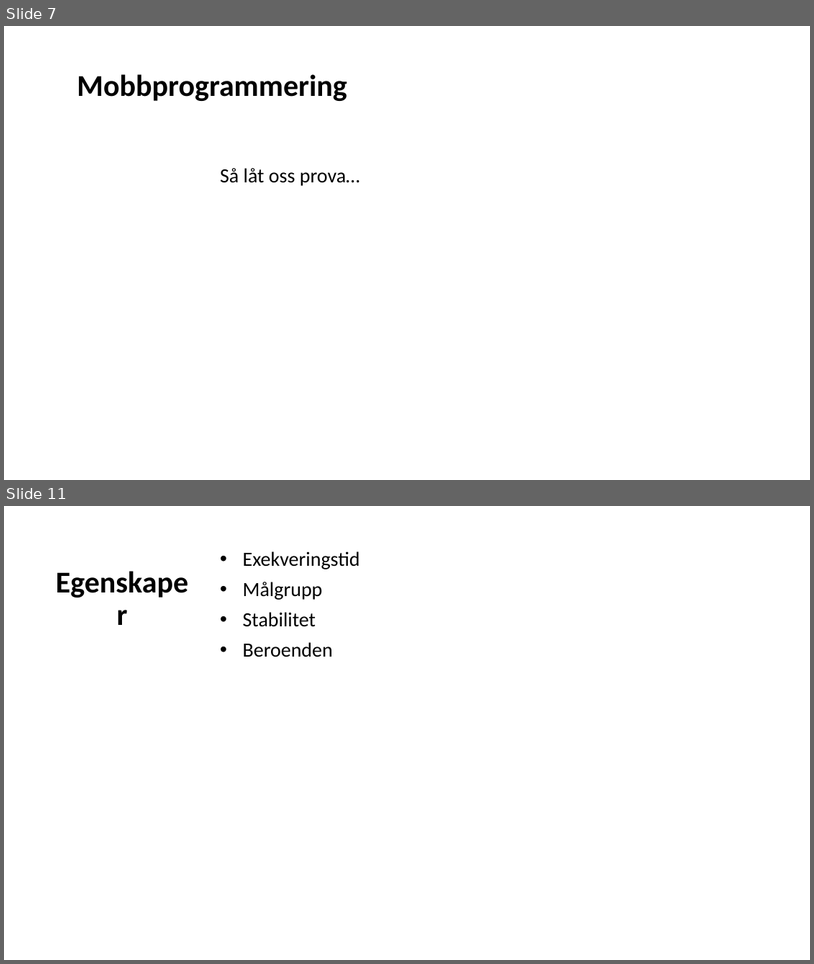
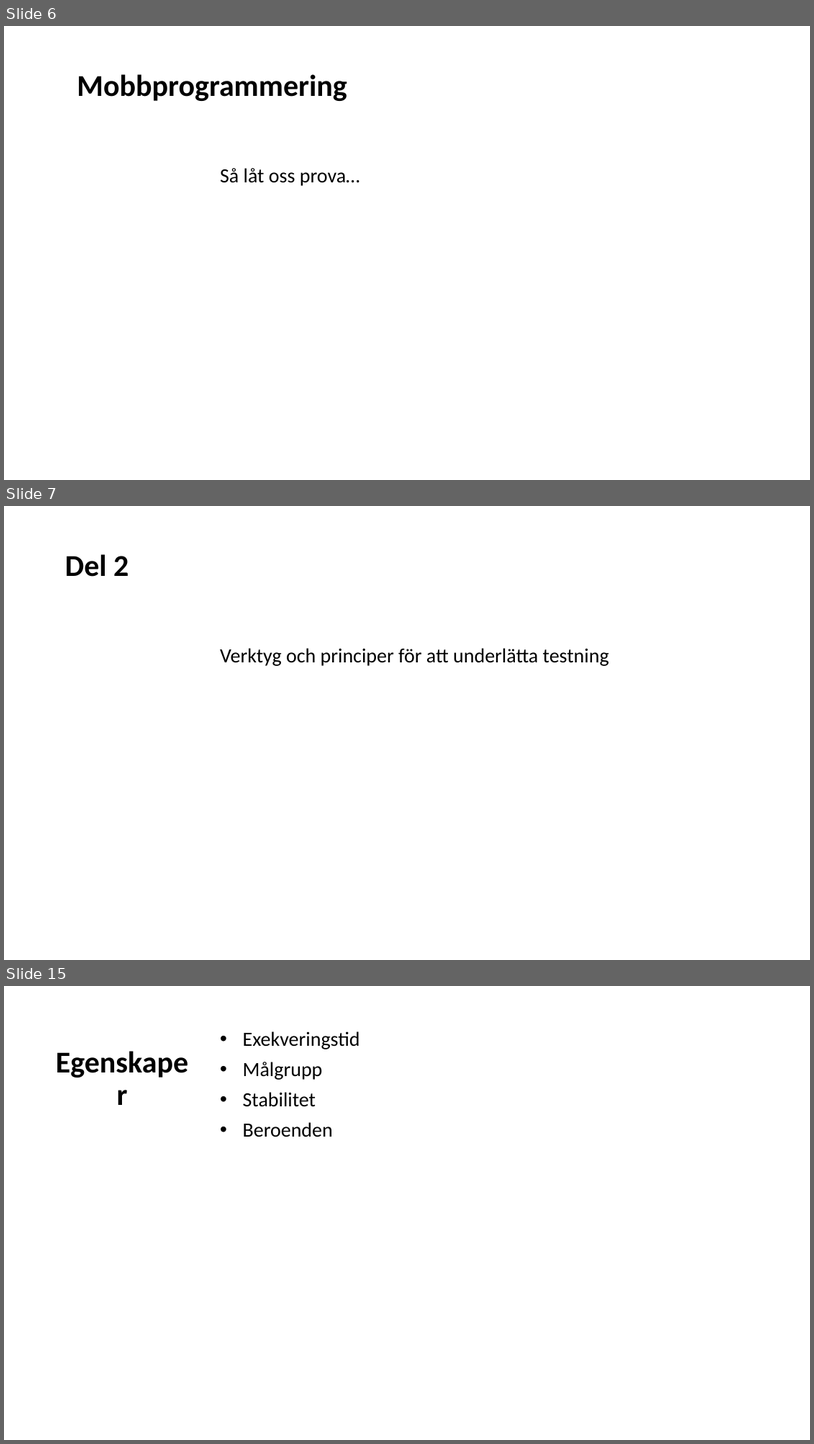
Before and after one commit to Omegapoint/tdd-lab, a slide deck: TDD-Presentation.pptx. Shown one above the other, each under a label of ours: slides 7 and 11 before the commit, slides 6, 7 and 15 after it; the slides between them are not shown. The pictures are 814x964 and 814x1444 pixels, drawn with LibreOffice and Linux fonts; fonts in the diff are those of the drawing. Boxes give left, top, right and bottom in pixels: in the first picture for what was removed or moved away, otherwise in the second. Text is boxed around its words. In the diff, an @@ line names an element or a change of style, - is before the commit and + after.

```diff
--- a/TDD-Presentation.pptx
+++ b/TDD-Presentation.pptx
@@ slide 7 added at <box>4,506,810,960</box>, background #FFFFFF @@
@@ title added at <box>65,554,129,577</box>, 36 pt, text #000000, bold @@
+Del 2
@@ subtitle added at <box>220,648,610,666</box>, 24 pt, text #000000 @@
+Verktyg och principer för att underlätta testning
@@ what was slide 7 is now slide 6 @@
@@ what was slide 11 is now slide 15 @@
```
Also in this commit, not shown: 2 slides changed, 6 other slides added, 5 slides removed, 1 other file.
